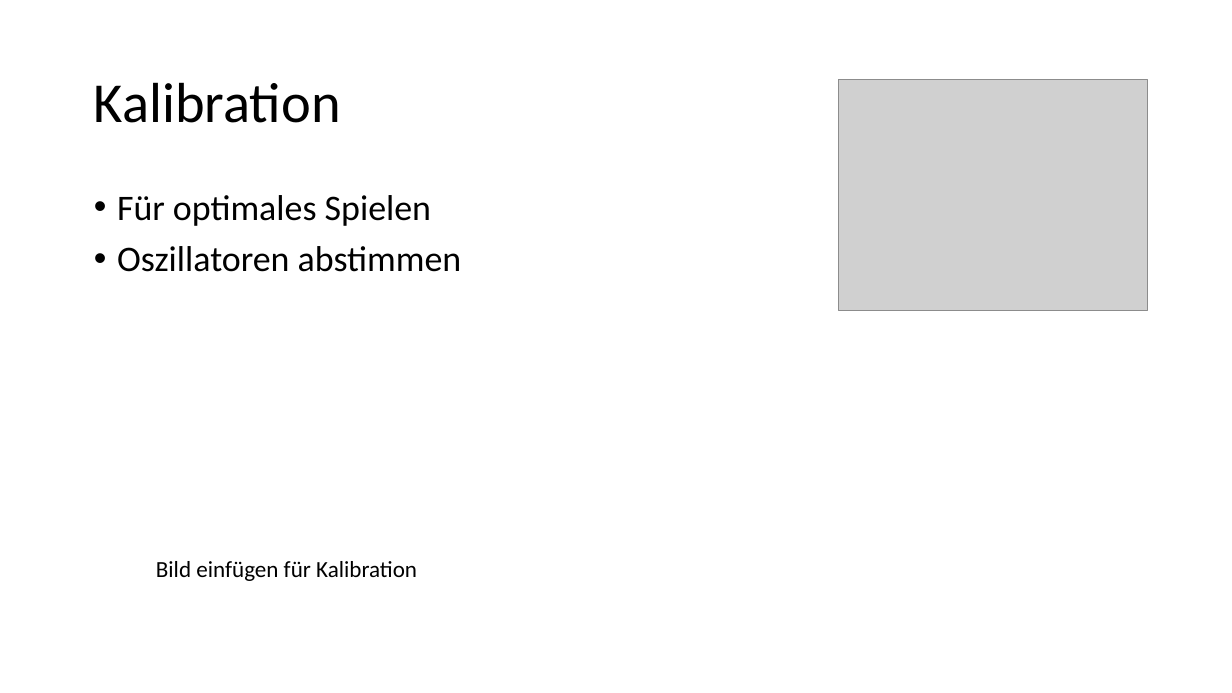
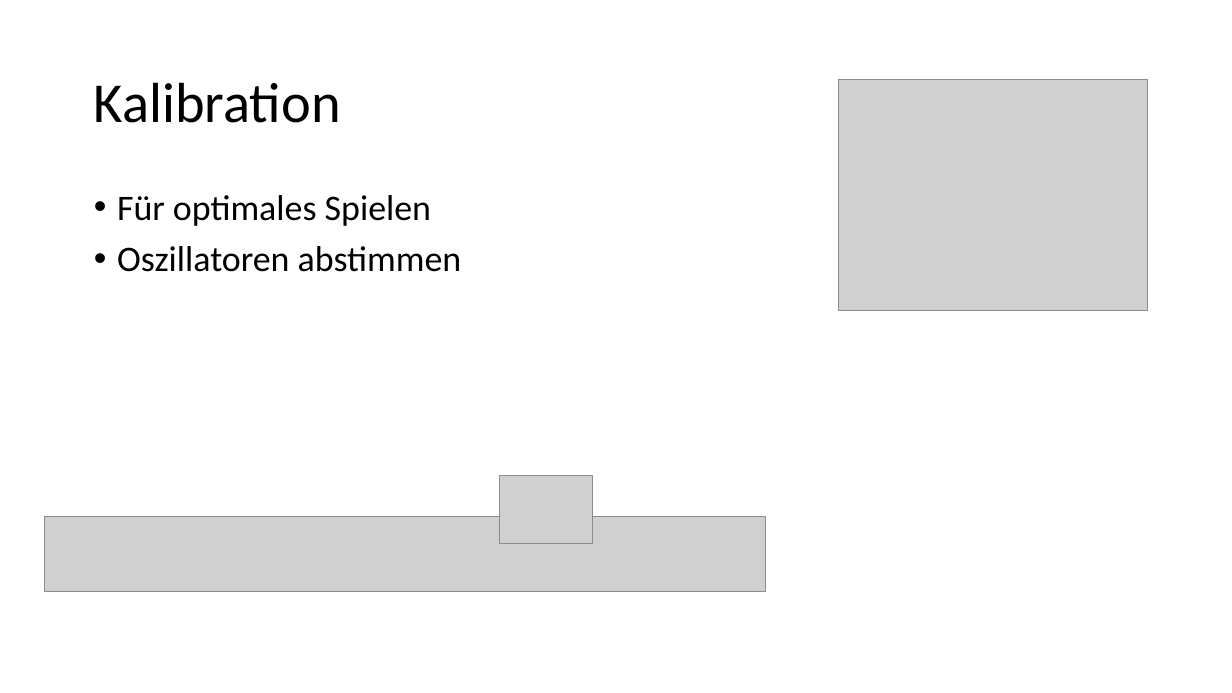
Before and after one commit to aeschi2305/FachberichtDigitalesThereminP6, a slide deck: slide 6 of Praesi/Digitales Theremin.pptx. Drawn at 1232x693 pixels with LibreOffice and Linux fonts; fonts in the diff are those of the drawing; grey boxes stand for pictures. Boxes give left, top, right and bottom in pixels: in the first picture for what was removed or moved away, otherwise in the second. Text is boxed around its words. In the diff, an @@ line names an element or a change of style, - is before the commit and + after.

```diff
--- a/Praesi/Digitales Theremin.pptx
+++ b/Praesi/Digitales Theremin.pptx
@@ picture added at bbox=[499, 475, 592, 543] @@
@@ picture added at bbox=[44, 516, 765, 592] @@
@@ text removed at bbox=[156, 561, 417, 581] @@
-Bild einfügen für Kalibration
```
Also in this commit, not shown: 5 other slides changed, 14 other files.
